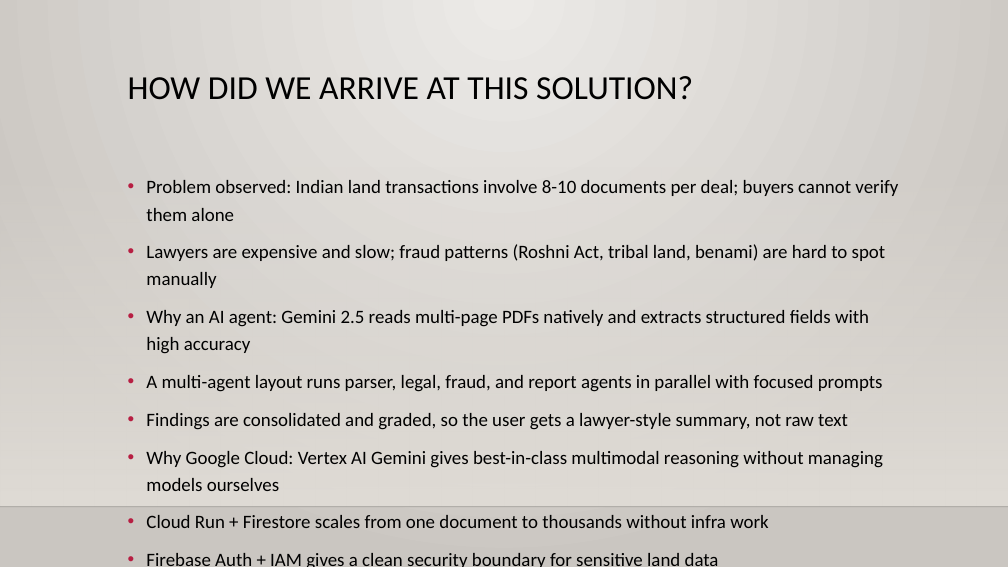
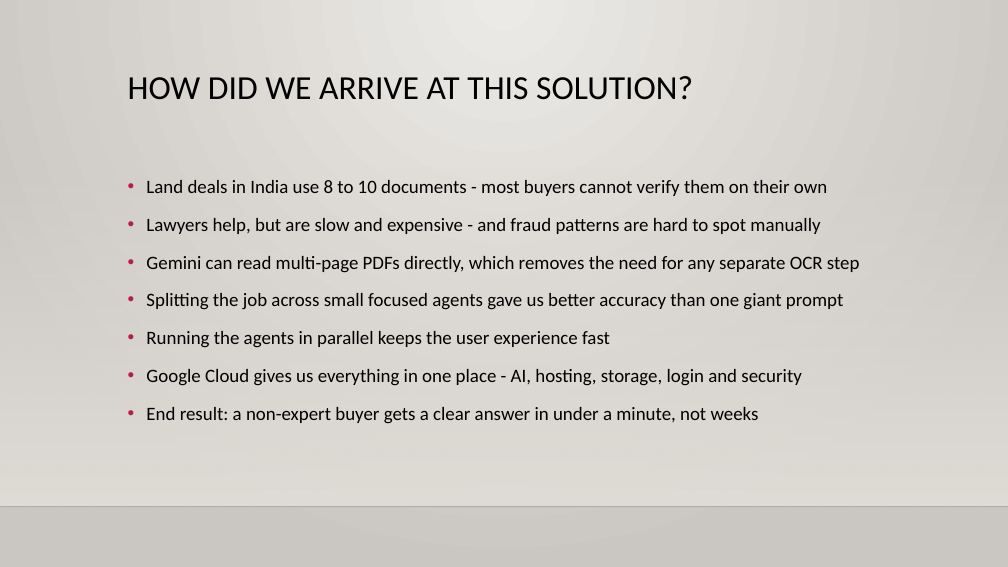
Before and after one commit to abhi88000/land-fraud-detection, a slide deck: slide 11 of docs/deck/Landshield-Deck.pptx. Drawn at 1008x567 pixels with LibreOffice and Linux fonts; fonts in the diff are those of the drawing; background and template pictures are left out. Boxes give left, top, right and bottom in pixels: in the first picture for what was removed or moved away, otherwise in the second. Text is boxed around its words. In the diff, an @@ line names an element or a change of style, - is before the commit and + after.

Commit message:
docs(deck): simplify slide content for clearer presentation and self-reading

```diff
--- a/docs/deck/Landshield-Deck.pptx
+++ b/docs/deck/Landshield-Deck.pptx
@@ text at bbox=[146, 180, 860, 424]: text changed @@
-• Problem observed: Indian land transactions involve 8-10 documents per deal; buyers cannot verify them alone
-• Lawyers are expensive and slow; fraud patterns (Roshni Act, tribal land, benami) are hard to spot manually
-• Why an AI agent: Gemini 2.5 reads multi-page PDFs natively and extracts structured fields with high accuracy
-• A multi-agent layout runs parser, legal, fraud, and report agents in parallel with focused prompts
-• Findings are consolidated and graded, so the user gets a lawyer-style summary, not raw text
-• Why Google Cloud: Vertex AI Gemini gives best-in-class multimodal reasoning without managing models ourselves
-• Cloud Run + Firestore scales from one document to thousands without infra work
-• Firebase Auth + IAM gives a clean security boundary for sensitive land data
+• Land deals in India use 8 to 10 documents - most buyers cannot verify them on their own
+• Lawyers help, but are slow and expensive - and fraud patterns are hard to spot manually
+• Gemini can read multi-page PDFs directly, which removes the need for any separate OCR step
+• Splitting the job across small focused agents gave us better accuracy than one giant prompt
+• Running the agents in parallel keeps the user experience fast
+• Google Cloud gives us everything in one place - AI, hosting, storage, login and security
+• End result: a non-expert buyer gets a clear answer in under a minute, not weeks
```
Also in this commit, not shown: 9 other slides changed, 1 other file.
